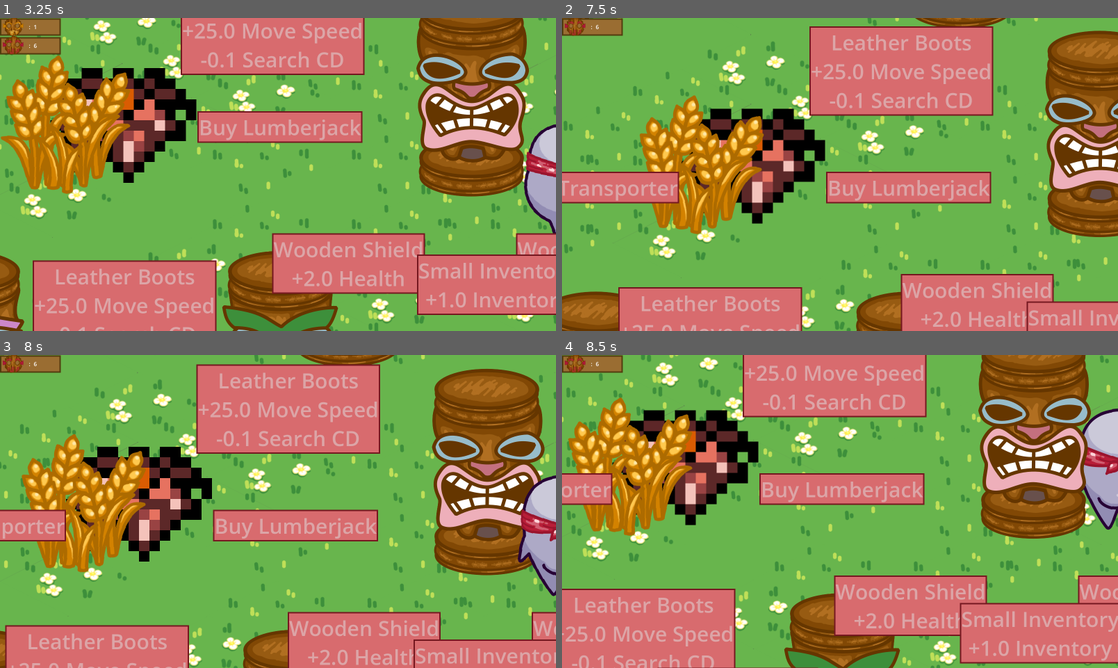
Above: before the commit, frames 1-4 (two rows, left to right).
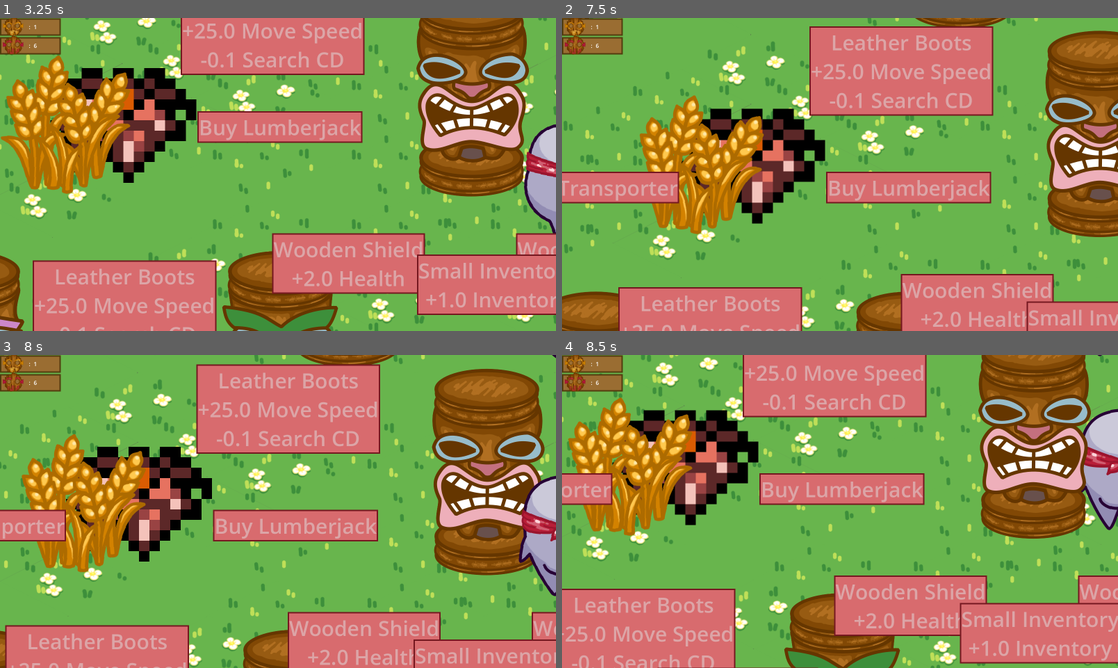
Above: after the commit, the same moments.

Repository: Kayno0o/gwj-86-godot
Game: Godot game, scene res://stages/game/game.tscn
The game is run twice, just before and just after one commit, with the same random seed, the same clock (stepped at 60 frames per second) and the same inputs.
Inputs (mouse positions are in pixels of both pictures, inside the frame that each line leads up to):
- Up to frame 1 (3.25 s): tap Enter at 0.5 s; move the mouse to (278, 171) at 0.52 s; hold Right (go right) 0.53-1.28 s; tap K every 0.75 s from 0.6 to 2.85 s; click (278, 171) at 0.67 s; move the mouse to (161, 158) at 1.27 s; hold Down (go down) 1.28-2.03 s; click (161, 158) at 1.42 s; move the mouse to (550, 71) at 2.02 s; hold Right (go right) 2.03-2.78 s; click (550, 71) at 2.17 s; move the mouse to (294, 318) at 2.77 s; hold Up (go up) from 2.78 s (still down); click (294, 318) at 2.92 s
- Up to frame 2 (7.5 s): move the mouse to (1006, 221) at 3.52 s; release Up (go up) at 3.53 s; hold Left (go left) 3.53-5.03 s; tap K every 0.75 s from 3.6 to 7.35 s; move the mouse to (673, 127) at 4.27 s; move the mouse to (867, 174) at 5.02 s; hold Down (go down) 5.03-5.78 s; click (867, 174) at 5.17 s; move the mouse to (756, 96) at 5.77 s; hold Right (go right) 5.78-6.53 s; move the mouse to (623, 318) at 6.52 s; hold Up (go up) 6.53-7.28 s; click (623, 318) at 6.67 s; move the mouse to (728, 190) at 7.27 s; hold Right (go right) from 7.28 s (still down); click (728, 190) at 7.42 s
- Up to frame 3 (8 s): keep holding Right (go right)
- Up to frame 4 (8.5 s): move the mouse to (895, 442) at 8.02 s; release Right (go right) at 8.03 s; hold Down (go down) from 8.03 s (still down); tap K at 8.1 s

Frame 1 is identical in both runs. In frame 2, 0.7% of the frame differs, in the area x 0-11%, y 1-12%; in frame 3, 1.0%; in frame 4, 1.0%, in the area x 0-100%, y 0-56%.

Commit message:
feat: boost hero

Diff:
--- a/entities/hero/hero.tscn
+++ b/entities/hero/hero.tscn
@@ -19,7 +19,19 @@
 4: ExtResource("6_3cwou"),
 5: ExtResource("7_7nqo0")
 })
+respawn_cooldown = 30.0
 entity_name = "Hero"
+stats = Dictionary[int, float]({
+0: 250.0,
+1: 6.0,
+10: 4.0,
+11: 1.0,
+12: 200.0,
+13: 600.0,
+20: 2.0,
+21: 250.0,
+22: 1.5
+})
 
 [node name="Sprite" parent="." index="1"]
 sprite_frames = ExtResource("3_rpktq")
